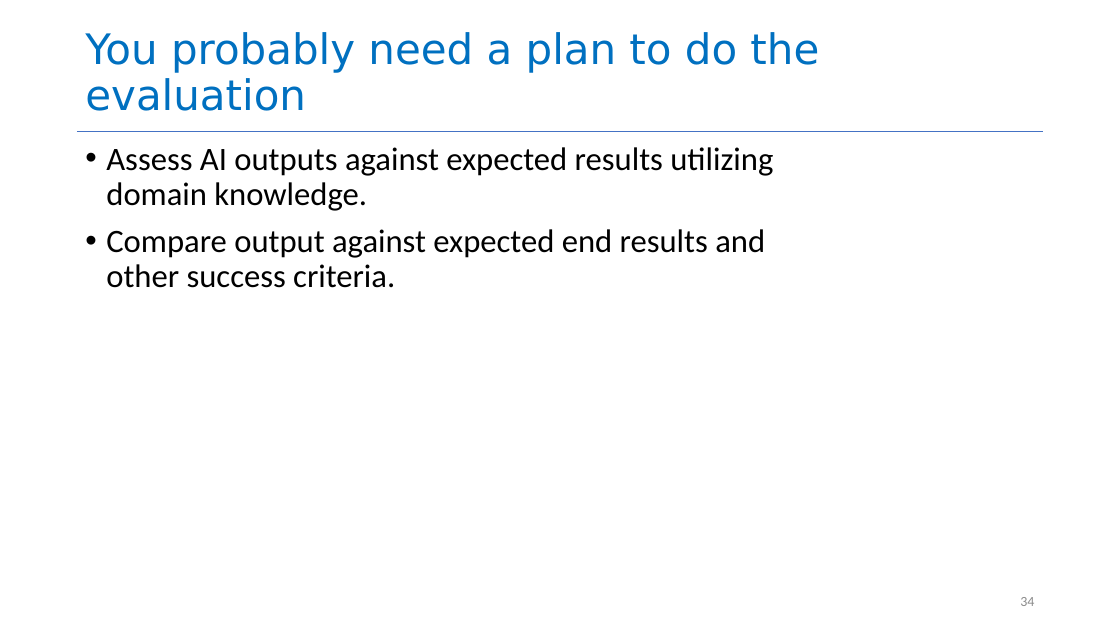
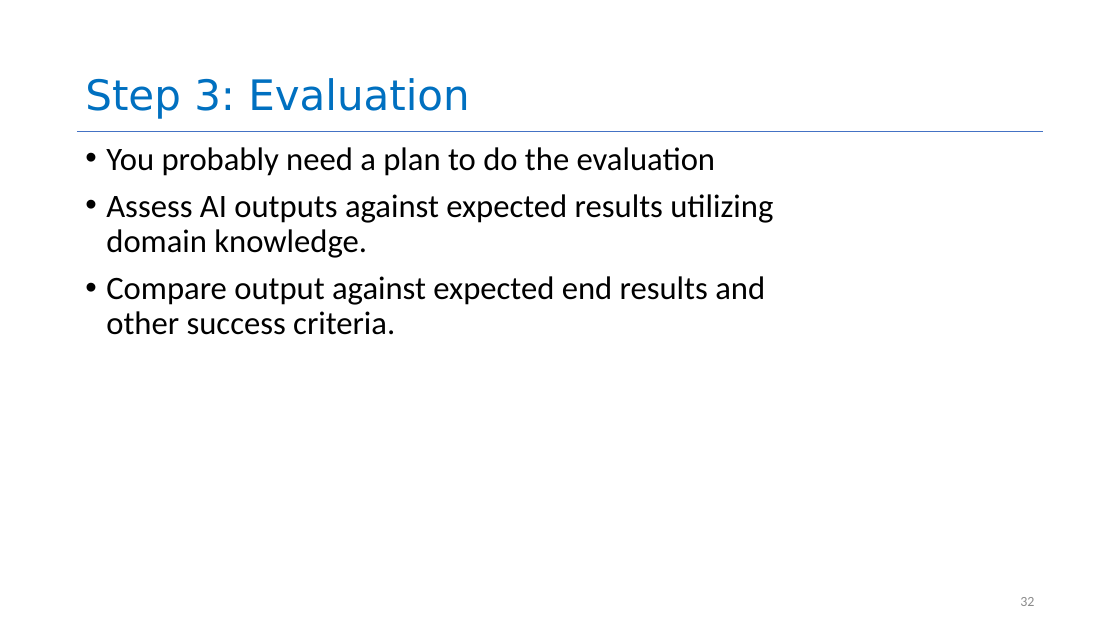
Before and after one commit to neu-se/CS4530-Spring-2026, a slide deck: slide 32 of Slides/Module 16 Using AI Agents.pptx (slide 34 before the commit). Drawn at 1120x630 pixels with LibreOffice and Linux fonts; fonts in the diff are those of the drawing. Boxes give left, top, right and bottom in pixels: in the first picture for what was removed or moved away, otherwise in the second. Text is boxed around its words. In the diff, an @@ line names an element or a change of style, - is before the commit and + after.

```diff
--- a/Slides/Module 16 Using AI Agents.pptx
+++ b/Slides/Module 16 Using AI Agents.pptx
@@ title at (x1=85, y1=78, x2=469, y2=119): text changed @@
-You probably need a plan to do the evaluation
+Step 3: Evaluation
@@ text at (x1=106, y1=147, x2=715, y2=176): paragraph added @@
+• You probably need a plan to do the evaluation
@@ page number at (x1=1020, y1=597, x2=1034, y2=606): text changed @@
-34
+32
```
Also in this commit, not shown: 2 other slides changed, 1 slide added, 1 other file.
